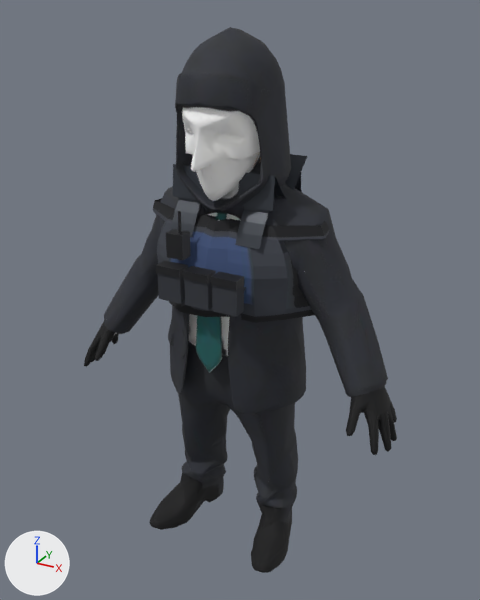
An edit to the glTF model assets/models/char_player.glb, drawn before and after from the same camera.
The view is the same before and after, from a camera (50 mm lens) standing at (1.024, -1.805, 1.851) and looking at (0.011, 0.037, 0.93). The axes (+X, +Y, +Z) are drawn at lower left. The lights are the same throughout. The picture after the commit comes second. Where no turn or scale is listed for an object, it has been applied to the vertices. Vertices at exactly the same position are counted once.

Names of what the first picture shows: 'player'.
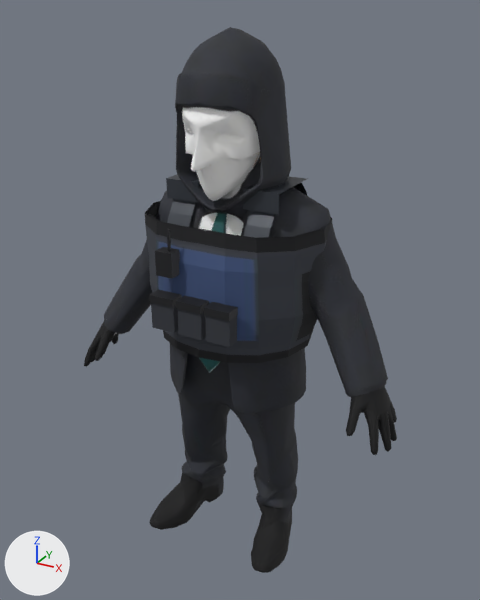
Where the change shows, as pixel boxes [x1, y1, x2, y2] in the pictures (480 x 600 px; the box of a moved part takes in the faces that stretch with it):
part 1 of me_mesh_0, moved or reshaped
    before: [157, 273, 185, 304]
    after: [151, 303, 178, 333]
part 2 of me_mesh_0, moved or reshaped
    before: [184, 279, 212, 310]
    after: [178, 309, 206, 340]
part 3 of me_mesh_0, moved or reshaped
    before: [212, 285, 244, 317]
    after: [205, 316, 237, 347]
part 4 of me_mesh_0, moved or reshaped
    before: [156, 261, 188, 278]
    after: [149, 289, 182, 308]
part 5 of me_mesh_0, moved or reshaped
    before: [182, 266, 216, 284]
    after: [176, 295, 209, 314]
part 6 of me_mesh_0, moved or reshaped
    before: [211, 272, 244, 290]
    after: [204, 302, 238, 321]
part 7 of me_mesh_0, moved or reshaped
    before: [166, 229, 191, 260]
    after: [155, 247, 180, 279]
part 8 of me_mesh_0, moved or reshaped
    before: [178, 211, 182, 234]
    after: [167, 229, 171, 252]
part 9 of me_mesh_0, moved or reshaped
    before: [153, 154, 329, 323]
    after: [145, 174, 332, 363]

The change, as a diff of the scene's bpy script:
```diff
--- a/assets/models/char_player.glb.py
+++ b/assets/models/char_player.glb.py
@@ me_mesh_0 @@
 # used by ob_player; location = (0.0, 0.0, 0.0)
-me_mesh_0.from_pydata(...)  # 4262 vertices, 8253 faces; spans x -0.61..0.61, y -0.23..0.26, z 0.0..1.8
+me_mesh_0.from_pydata(...)  # 4262 vertices, 8253 faces; spans x -0.61..0.61, y -0.27..0.3, z 0.0..1.8
+# me_mesh_0 part 1: the loose piece of 8 vertices spanning x -0.14..-0.06, y -0.22..-0.18, z 1.0..1.11 is moved by (0.0, -0.04, -0.09)
+# me_mesh_0 part 2: the loose piece of 8 vertices spanning x -0.04..0.04, y -0.22..-0.18, z 1.0..1.11 is moved by (0.0, -0.04, -0.09)
+# me_mesh_0 part 3: the loose piece of 8 vertices spanning x 0.06..0.14, y -0.22..-0.18, z 1.0..1.11 is moved by (0.0, -0.04, -0.09)
+# me_mesh_0 part 4: the loose piece of 8 vertices spanning x -0.15..-0.06, y -0.23..-0.18, z 1.09..1.12 is moved by (0.0, -0.04, -0.09)
+# me_mesh_0 part 5: the loose piece of 8 vertices spanning x -0.05..0.04, y -0.23..-0.18, z 1.09..1.12 is moved by (0.0, -0.04, -0.09)
+# me_mesh_0 part 6: the loose piece of 8 vertices spanning x 0.05..0.14, y -0.23..-0.18, z 1.09..1.12 is moved by (0.0, -0.04, -0.09)
+# me_mesh_0 part 7: the loose piece of 8 vertices spanning x -0.13..-0.07, y -0.19..-0.14, z 1.13..1.21 is moved by (0.0, -0.06, -0.04)
+# me_mesh_0 part 8: the loose piece of 8 vertices spanning x -0.09, y -0.17..-0.16, z 1.21..1.28 is moved by (0.0, -0.06, -0.04)
+# me_mesh_0 part 9: 396 of 4262 vertices moved; they spanned x -0.32..0.32, y -0.19..0.26, z 0.95..1.42 and now span x -0.32..0.32, y -0.22..0.3, z 0.82..1.35; mean shift (0.0, -0.01, -0.05); largest move (0.06, -0.13, 0.95) -> (0.09, -0.2, 0.82)
 me_mesh_0.materials.append(mat_rj_char_player)
```
